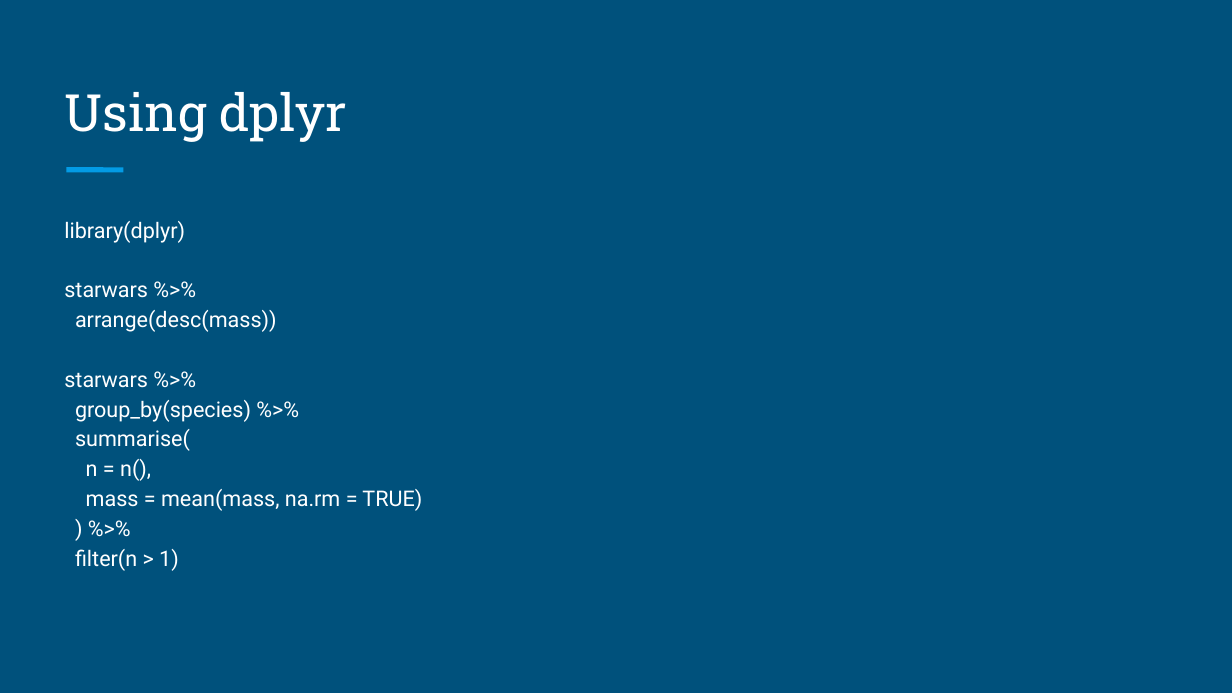
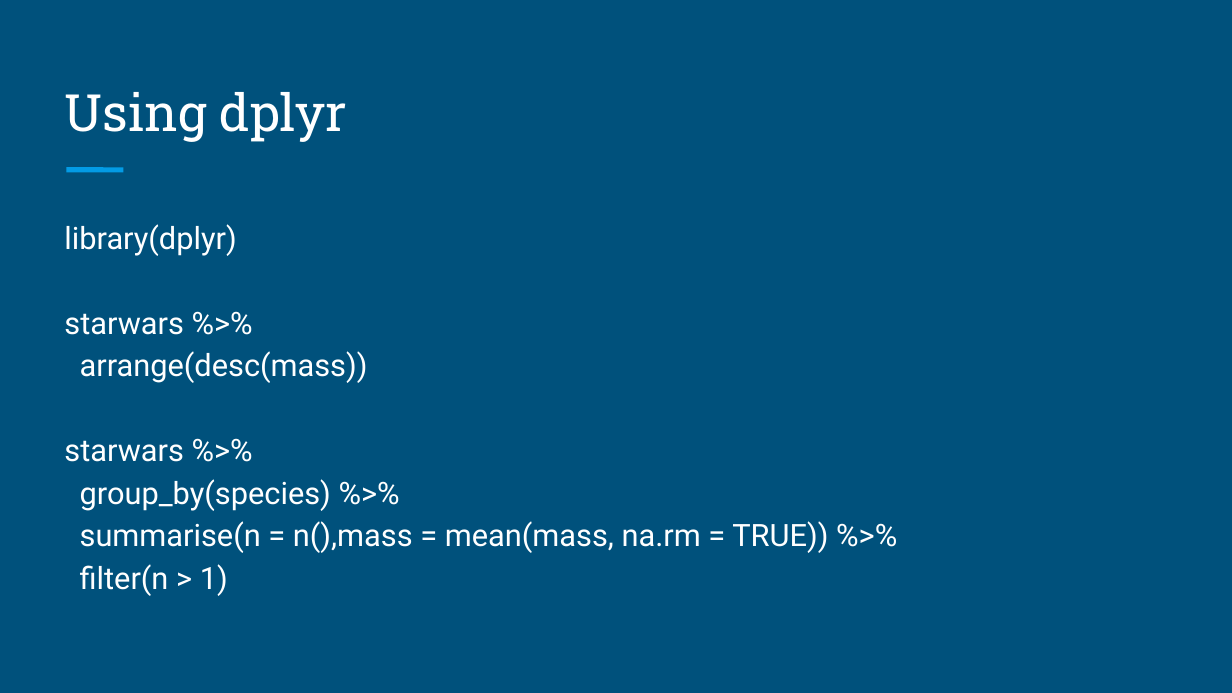
Before and after one commit to brandonyph/APB-Workshop-DataAnalyticsEssentials, a slide deck: slide 15 of Week4-Data-Import-and-Transformation/Week 4-Data Transformation.pptx. Drawn at 1232x693 pixels with LibreOffice and Linux fonts; fonts in the diff are those of the drawing. Boxes give left, top, right and bottom in pixels: in the first picture for what was removed or moved away, otherwise in the second. Text is boxed around its words. In the diff, an @@ line names an element or a change of style, - is before the commit and + after.

```diff
--- a/Week4-Data-Import-and-Transformation/Week 4-Data Transformation.pptx
+++ b/Week4-Data-Import-and-Transformation/Week 4-Data Transformation.pptx
@@ text at (64,224,368,596): size 12.6 to 18 pt in "library(dplyr)", "starwars %>%", "arrange(desc(mass))", "starwars %>%" and 2 more places @@
@@ text at (80,521,828,553): text changed; size 12.6 to 18 pt @@
-summarise(
-n = n(),
-mass = mean(mass, na.rm = TRUE)
-) %>%
+summarise(n = n(),mass = mean(mass, na.rm = TRUE)) %>%
```
Also in this commit, not shown: 2 other slides changed, 7 other files.
